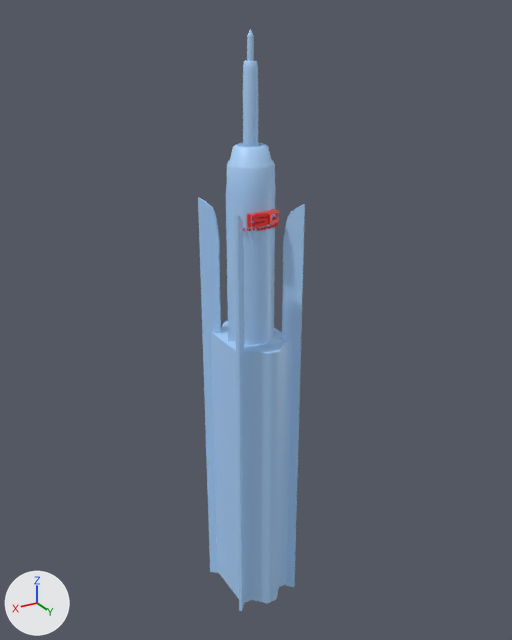
One commit to the FBX model Assets/Art/Models/Futuristic_City/Meshes/Building.2.fbx: the scene before it, then after it.
Rendered twice from a 50 mm camera at (272.0, 460.0, 500.0) aimed at (-8.0, -6.0, 266.0). The axes (+X, +Y, +Z) are drawn at lower left. The lights are the same throughout. Where no turn or scale is listed for an object, it has been applied to the vertices. Vertices at the same position are counted once.

The first picture shows 'Building_2'.
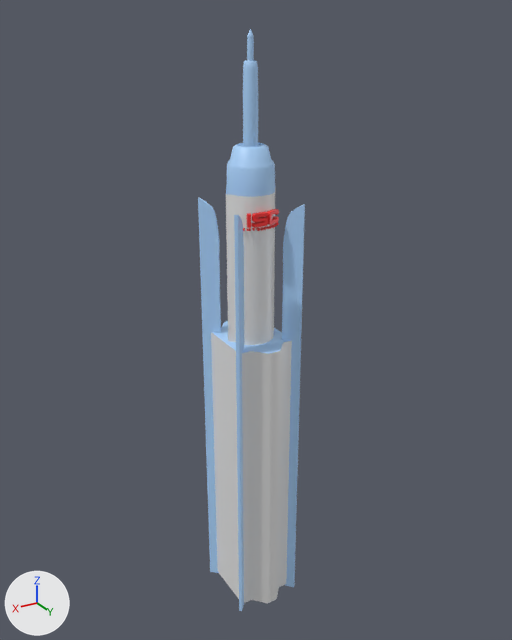
Commit message: add windows to buildings

What changed in the scene script:
```text
Add mat_window:
    mat_window = principled_material('Window')
    mat_window.base_color = (0.8, 0.8, 0.8)  # white #e7e7e7
    mat_window.roughness = 0.434
Change me_mesh:
    where me_mesh.from_pydata(...)  # 3444 vertices, 4574 faces; spans x -30.0..30.0, y -37.0..37.0, z -3.0..491.0
    used by ob_building_2; location = (0.0, 0.0, 0.0)
    me_mesh part 1: all 36 faces centred in x -20.0..20.0, y -18.0..18.0, z 295.0 switch from mat_futuristic_tower (blue #add6ff) to mat_window (white #e7e7e7)
    me_mesh part 2: all 12 faces centred in x -25.0..25.0, y -37.0..37.0, z 128.0 switch from mat_futuristic_tower (blue #add6ff) to mat_window (white #e7e7e7)
```

Boxes (x1, y1, x2, y2) around the edits, measured in the pictures (512 x 640 px):
part 1 of me_mesh, recoloured (blue to white)
    both: (226, 188, 276, 345)
part 2 of me_mesh, recoloured (blue to white)
    both: (211, 332, 292, 603)
